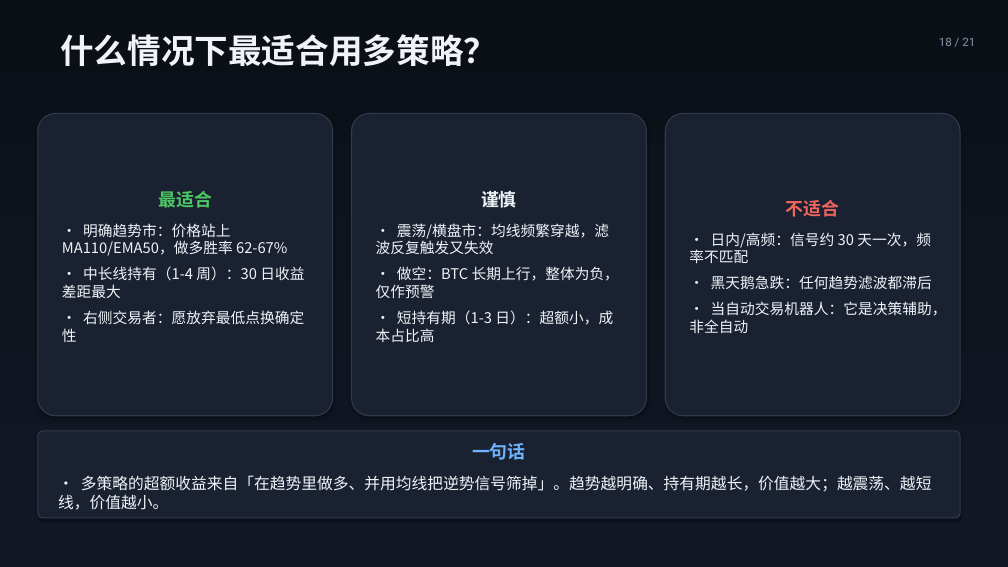
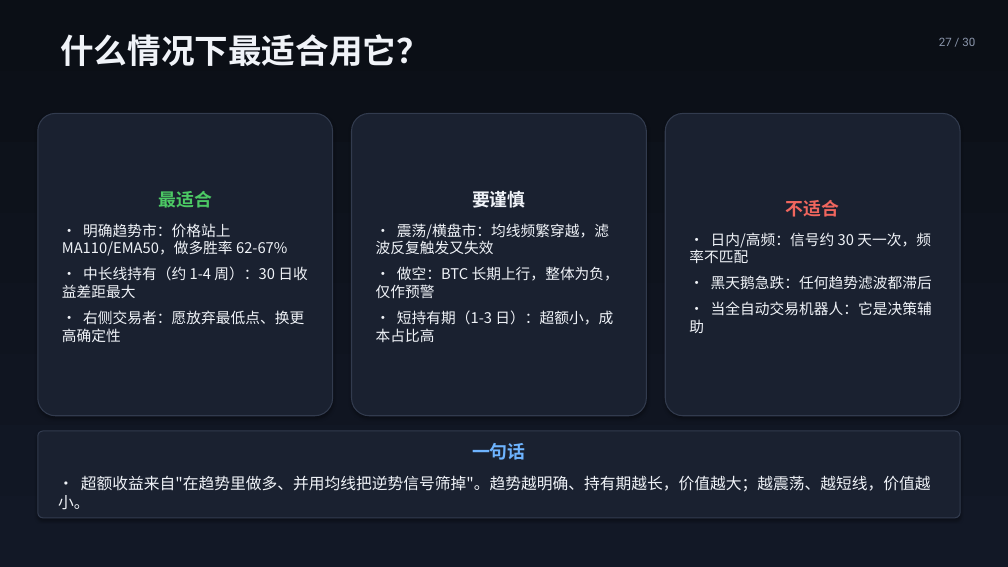
Before and after one commit to hhysteric/btc-momentum-pro, a slide deck: slide 27 of BTC_Momentum_演示.pptx (slide 18 before the commit). Drawn at 1008x567 pixels with LibreOffice and Linux fonts; fonts in the diff are those of the drawing. Boxes give left, top, right and bottom in pixels: in the first picture for what was removed or moved away, otherwise in the second. Text is boxed around its words. In the diff, an @@ line names an element or a change of style, - is before the commit and + after.

```diff
--- a/BTC_Momentum_演示.pptx
+++ b/BTC_Momentum_演示.pptx
@@ text at [60, 34, 430, 66]: text changed @@
-什么情况下最适合用多策略？
+什么情况下最适合用它？
@@ text at [939, 37, 975, 46]: text changed @@
-18 / 21
+27 / 30
@@ text in rounded rectangle at [472, 191, 526, 208]: text changed @@
-谨慎
+要谨慎
@@ text in rounded rectangle at [62, 266, 307, 342]: text changed @@
-• 中长线持有（1-4 周）：30 日收益差距最大
-• 右侧交易者：愿放弃最低点换确定性
+• 中长线持有（约 1-4 周）：30 日收益差距最大
+• 右侧交易者：愿放弃最低点、换更高确定性
@@ text in rounded rectangle at [689, 301, 932, 333]: text changed @@
-• 当自动交易机器人：它是决策辅助，非全自动
+• 当全自动交易机器人：它是决策辅助
@@ text in rounded rectangle at [58, 475, 931, 510]: text changed @@
-• 多策略的超额收益来自「在趋势里做多、并用均线把逆势信号筛掉」。趋势越明确、持有期越长，价值越大；越震荡、越短线，价值越小。
+• 超额收益来自"在趋势里做多、并用均线把逆势信号筛掉"。趋势越明确、持有期越长，价值越大；越震荡、越短线，价值越小。
```
Also in this commit, not shown: 13 other slides changed, 15 slides added, 6 slides removed, 2 other files.
